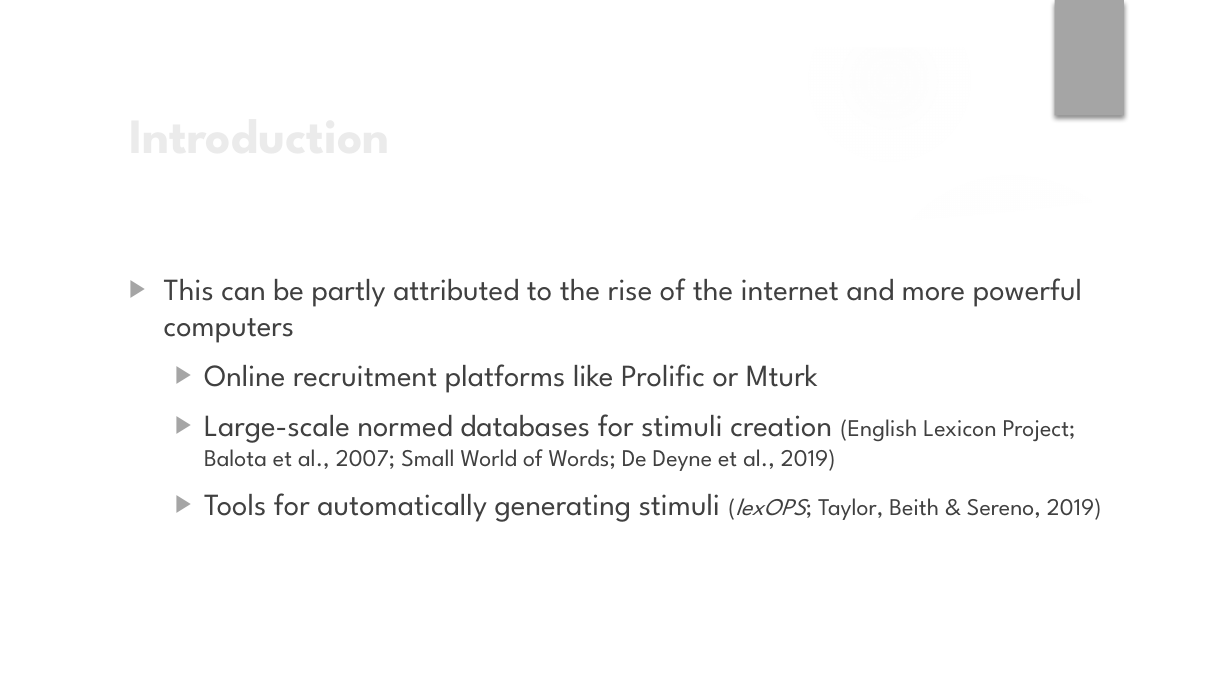
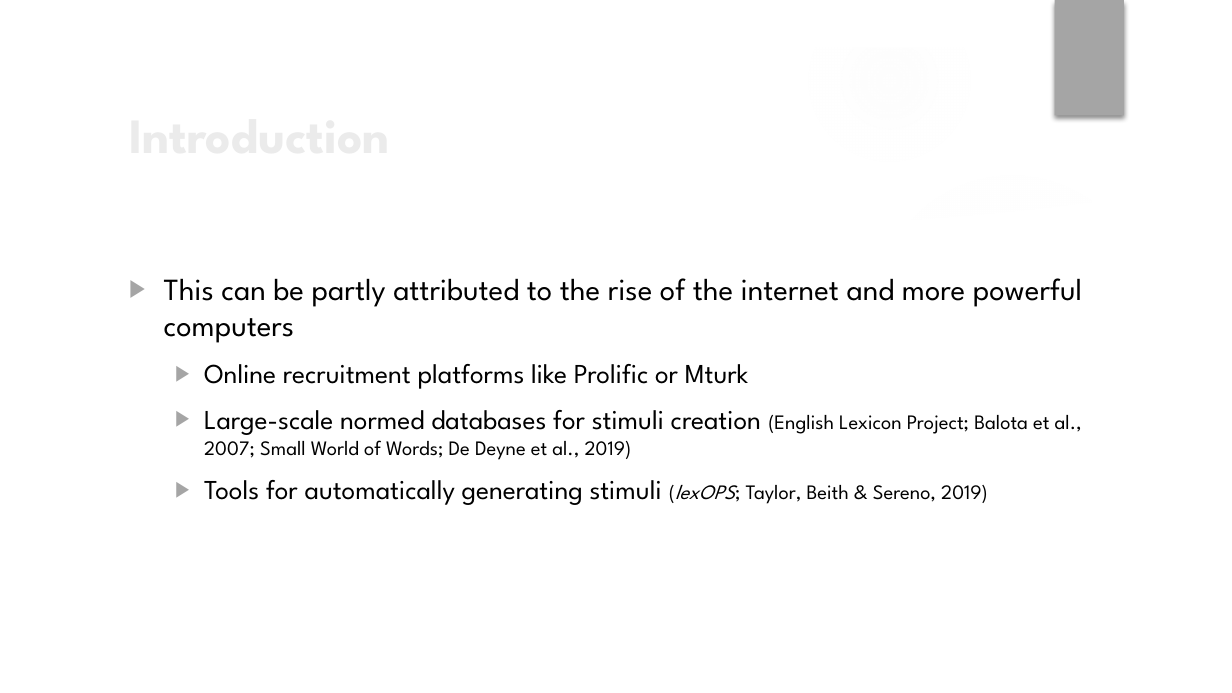
Before and after one commit to npm27/lrd-analysis, a slide deck: slide 4 of Presentations/Grad Symposium 21.pptx. Drawn at 1232x693 pixels with LibreOffice and Linux fonts; fonts in the diff are those of the drawing; background and template pictures are left out. Boxes give left, top, right and bottom in pixels: in the first picture for what was removed or moved away, otherwise in the second. Text is boxed around its words. In the diff, an @@ line names an element or a change of style, - is before the commit and + after.

```diff
--- a/Presentations/Grad Symposium 21.pptx
+++ b/Presentations/Grad Symposium 21.pptx
@@ text "This can be partly attributed ..." at box(164, 278, 1082, 505): text colour #404040 to #000000; size 18 to 16 pt in "Online recruitment platforms like Prolific or Mturk", "Large-scale normed databases for stimuli creation", "Tools for automatically generating stimuli"; size 14 to 12 pt in "(English Lexicon Project; Balota et al., 2007; ...", "(lexOPS; Taylor, Beith & Sereno, 2019)" @@
```
Also in this commit, not shown: 9 other slides changed, 11 slides added, 2 slides removed, 2 other files.
